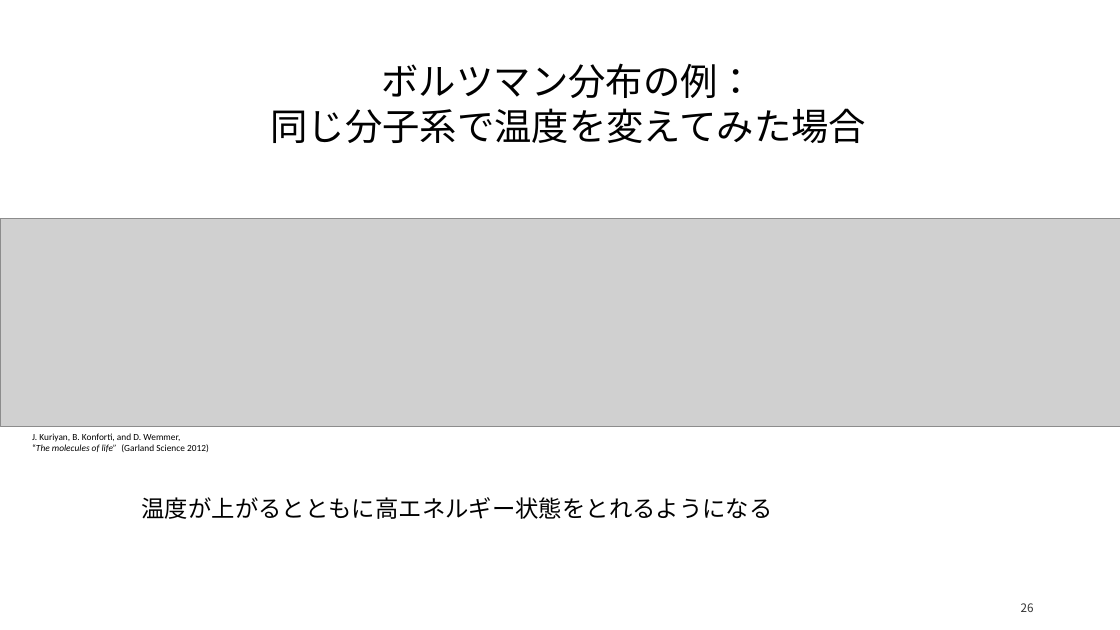
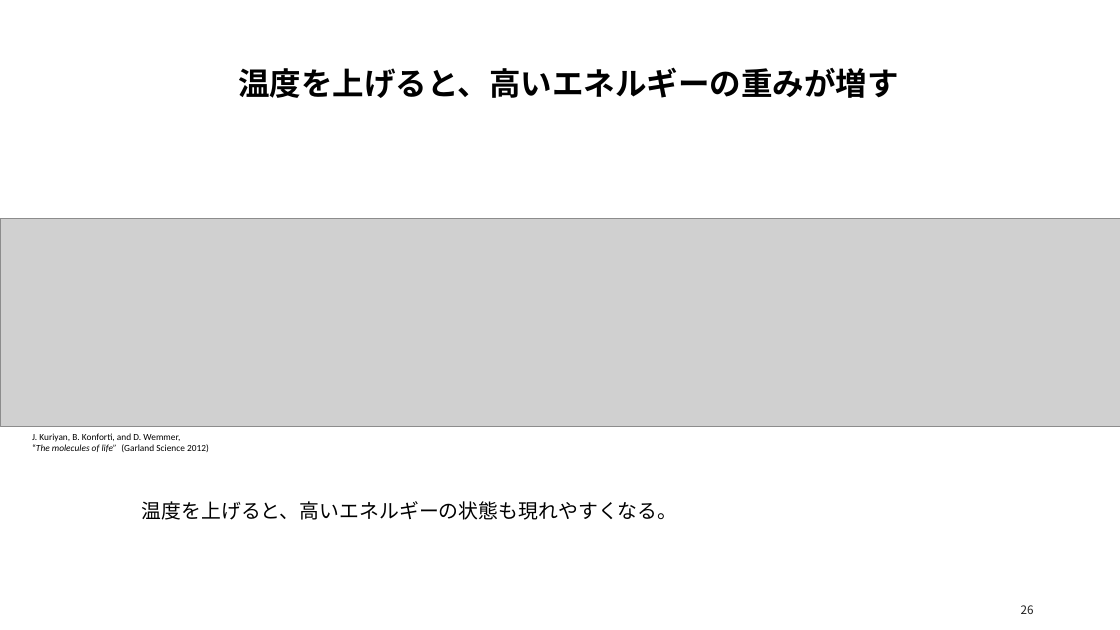
Before and after one commit to matsunagalab/lecture_bioinfo, a slide deck: slide 26 of 09_分子の相互作用と構造の安定性/09_分子の相互作用と構造の安定性.pptx. Drawn at 1120x630 pixels with LibreOffice and Linux fonts; fonts in the diff are those of the drawing; grey boxes stand for pictures. Boxes give left, top, right and bottom in pixels: in the first picture for what was removed or moved away, otherwise in the second. Text is boxed around its words. In the diff, an @@ line names an element or a change of style, - is before the commit and + after.

```diff
--- a/09_分子の相互作用と構造の安定性/09_分子の相互作用と構造の安定性.pptx
+++ b/09_分子の相互作用と構造の安定性/09_分子の相互作用と構造の安定性.pptx
@@ text at (x1=238, y1=67, x2=898, y2=98): text changed; size 32 to 27 pt; font Calibri to Noto Sans CJK JP; bold on @@
-ボルツマン分布の例：
-同じ分子系で温度を変えてみた場合
+温度を上げると、高いエネルギーの重みが増す
@@ text at (x1=142, y1=501, x2=678, y2=520): text changed; size 20 to 17 pt; font Calibri to Noto Sans CJK JP @@
-温度が上がるとともに高エネルギー状態をとれるようになる
+温度を上げると、高いエネルギーの状態も現れやすくなる。
@@ text "26" at (x1=1021, y1=605, x2=1034, y2=614): text colour #333333 to #202020 @@
```
Also in this commit, not shown: 51 other slides changed, 2 slides added, 2 slides removed, 2 other files.
